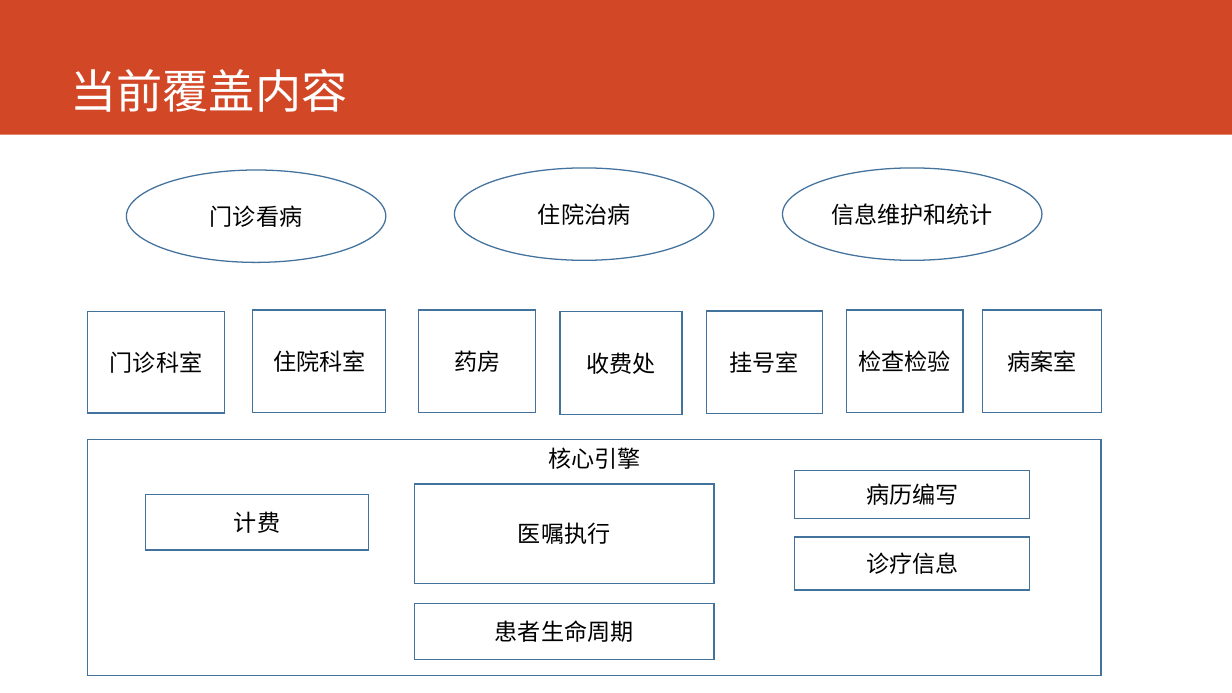
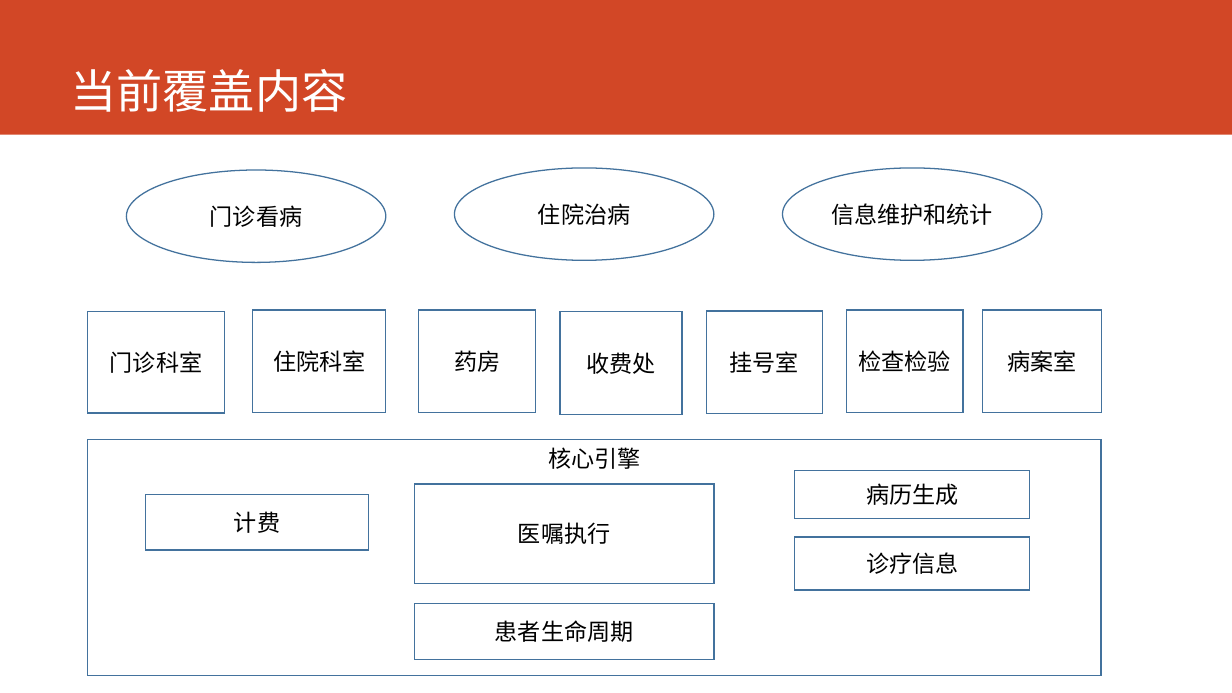
Before and after one commit to AppSecAI-TEST/hospital, a slide deck: slide 3 of doc/EVE新一代HIS核心系统.pptx. Drawn at 1232x693 pixels with LibreOffice and Linux fonts; fonts in the diff are those of the drawing. Boxes give left, top, right and bottom in pixels: in the first picture for what was removed or moved away, otherwise in the second. Text is boxed around its words. In the diff, an @@ line names an element or a change of style, - is before the commit and + after.

```diff
--- a/doc/EVE新一代HIS核心系统.pptx
+++ b/doc/EVE新一代HIS核心系统.pptx
@@ text in rectangle at (866, 483, 958, 505): text changed @@
-病历编写
+病历生成
```
Also in this commit, not shown: 1 other slide changed, 1 slide added, 1 slide removed.
